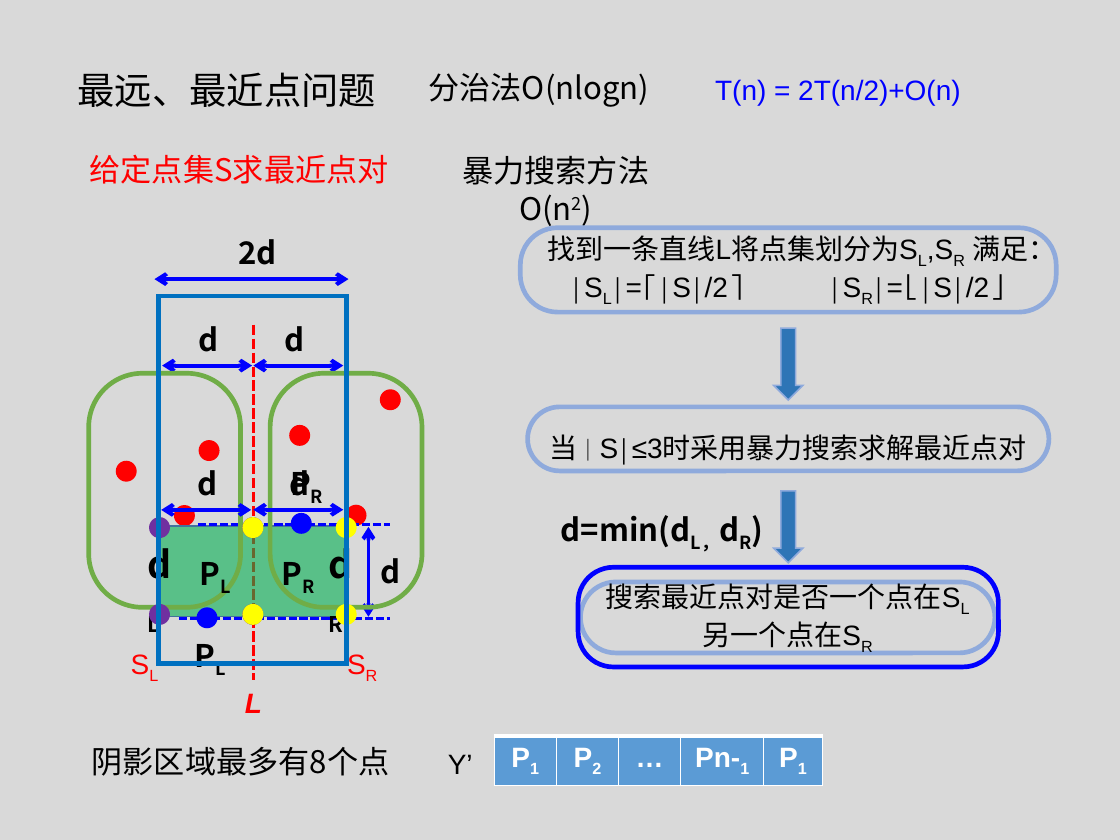
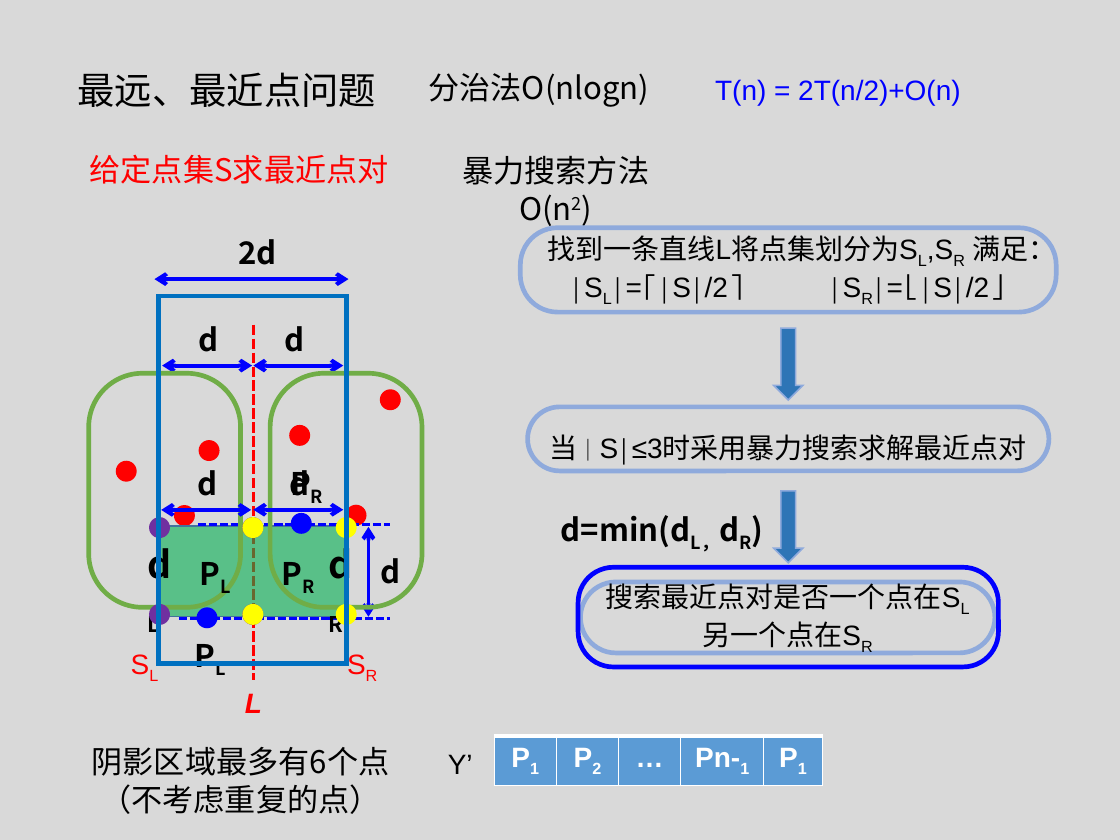
Before and after one commit to tianzhuwei/PPT, a slide deck: slide 14 of 第二讲快排+计算几何.pptx. Drawn at 1120x840 pixels with LibreOffice and Linux fonts; fonts in the diff are those of the drawing. Boxes give left, top, right and bottom in pixels: in the first picture for what was removed or moved away, otherwise in the second. Text is boxed around its words. In the diff, an @@ line names an element or a change of style, - is before the commit and + after.

```diff
--- a/第二讲快排+计算几何.pptx
+++ b/第二讲快排+计算几何.pptx
@@ text at (92, 747, 390, 814): text changed @@
-阴影区域最多有8个点
+阴影区域最多有6个点
+（不考虑重复的点）
```
Also in this commit, not shown: 4 other slides changed.
